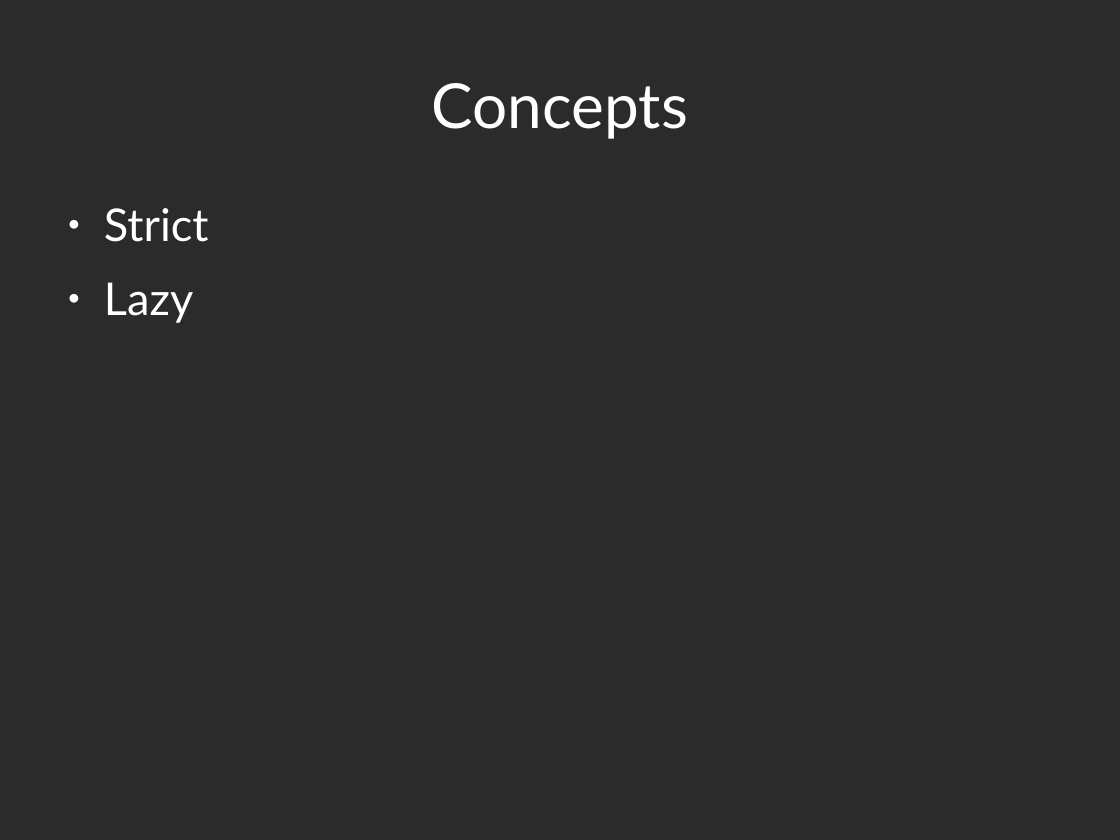
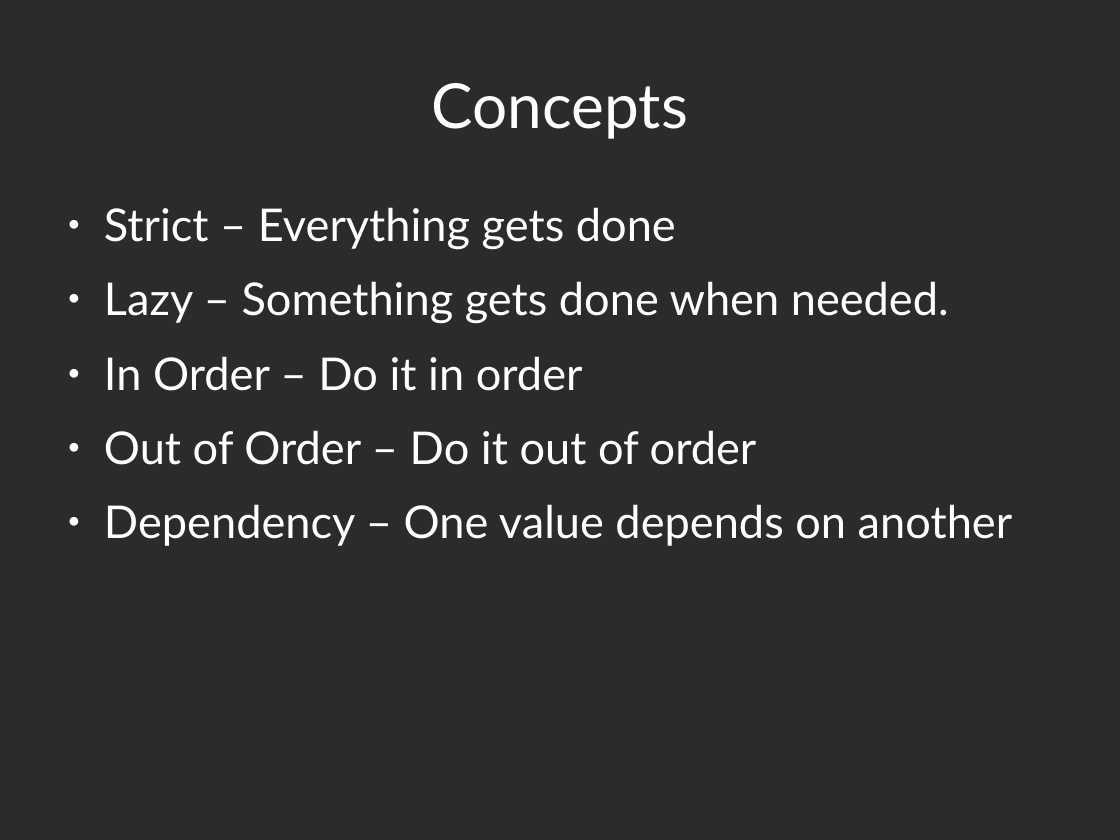
Before and after one commit to abramhindle/python-iteration-talk, a slide deck: slide 5 of iteration-talk.odp. Drawn at 1120x840 pixels with LibreOffice and Linux fonts; fonts in the diff are those of the drawing; background and template pictures are left out; a plain dark background stands for a picture behind light text. Boxes give left, top, right and bottom in pixels: in the first picture for what was removed or moved away, otherwise in the second. Text is boxed around its words. In the diff, an @@ line names an element or a change of style, - is before the commit and + after.

```diff
--- a/iteration-talk.odp
+++ b/iteration-talk.odp
@@ text at (x1=104, y1=207, x2=1013, y2=546): text changed @@
-● Strict
-● Lazy
+● Strict – Everything gets done
+● Lazy – Something gets done when needed.
+● In Order – Do it in order
+● Out of Order – Do it out of order
+● Dependency – One value depends on another
```
Also in this commit, not shown: 2 other slides changed, 5 slides added, 1 other file.
